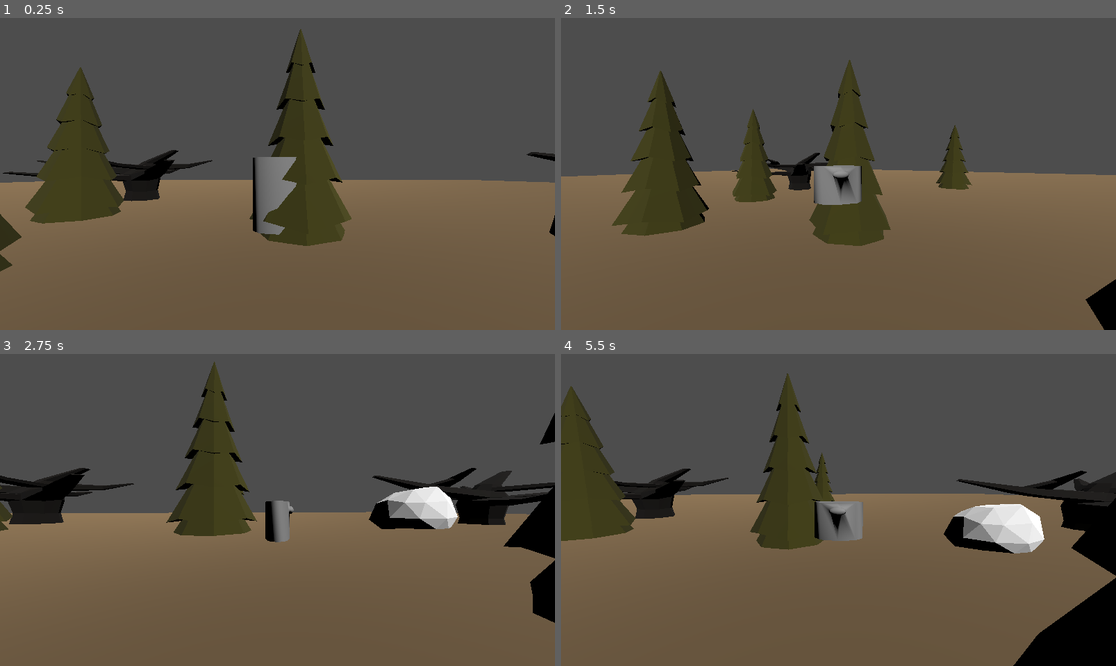
Above: before the commit, frames 1-4 (two rows, left to right).
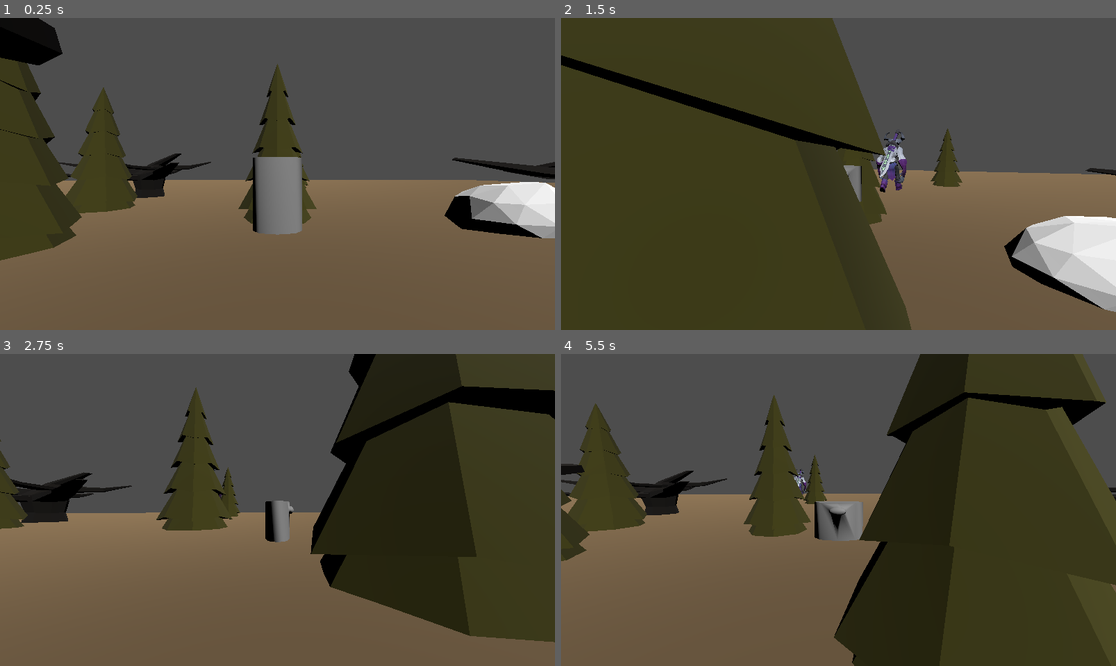
Above: after the commit, the same moments.

Repository: Marist-CMPT415-GameProg/ClassSandbox
Game: Godot game, scene res://levels/Outdoors.tscn
Two runs of this game, one before a commit and one after it. Both use one fixed random seed, a clock stepped at 60 frames per second and the inputs below.
Inputs (mouse positions are in pixels of both pictures, inside the frame that each line leads up to):
- Up to frame 1 (0.25 s): no input
- Up to frame 2 (1.5 s): move the mouse to (866, 174) at 0.52 s; hold D (move_right) 0.53-1.28 s; tap W (move) at 0.6 s; tap Space (jump) at 0.77 s; move the mouse to (810, 174) at 1.27 s; hold S (move_backward) from 1.28 s (still down); tap Ctrl (crouch) at 1.35 s
- Up to frame 3 (2.75 s): tap Space (jump) at 1.52 s; tap W (move) at 1.55, 2.3 s; move the mouse to (288, 503) at 2.02 s; release S (move_backward) at 2.03 s; hold D (move_right) from 2.03 s (still down); hold Page Down (harm) from 2.03 s (still down)
- Up to frame 4 (5.5 s): move the mouse to (832, 516) at 2.77 s; release Page Down (harm) at 2.78 s; tap Page Up (heal) at 2.85 s; tap Space (jump) at 3.02, 3.77, 4.52 s; tap W (move) at 3.05, 3.6, 4.55, 5.1 s; move the mouse to (877, 513) at 3.52 s; release D (move_right) at 3.53 s; hold A (move_left) 3.53-5.03 s; move the mouse to (794, 506) at 4.27 s; tap Shift (sprint) at 4.35 s; move the mouse to (844, 510) at 5.02 s; hold S (move_backward) from 5.03 s (still down)

The runs differ from the first frame. In frame 1, 19% of the frame differs, in the area x 0-100%, y 0-82%; in frame 2, 53%, in the area x 0-100%, y 0-100%; in frame 3, 38%; in frame 4, 47%.

Commit message:
Movement
Lich now moves in 1 direction, however, it constantly accelerates and runs out of bounds

Diff:
--- a/levels/Outdoors.tscn
+++ b/levels/Outdoors.tscn
@@ -1,10 +1,11 @@
-[gd_scene load_steps=8 format=3 uid="uid://bunujm1i14cww"]
+[gd_scene load_steps=9 format=3 uid="uid://bunujm1i14cww"]
 
 [ext_resource type="PackedScene" path="res://prefabs/environment/FirTree.tscn" id="1"]
 [ext_resource type="PackedScene" uid="uid://ch5bc7eumrx3w" path="res://prefabs/actors/Player.tscn" id="2"]
 [ext_resource type="PackedScene" path="res://prefabs/environment/BareTree.tscn" id="3"]
 [ext_resource type="PackedScene" path="res://prefabs/environment/SnowyRockLarge.tscn" id="4"]
 [ext_resource type="PackedScene" uid="uid://cy13ypuhjf4uc" path="res://prefabs/ui/StatHUD.tscn" id="5"]
+[ext_resource type="PackedScene" uid="uid://bg6fabug5tu7b" path="res://prefabs/actors/Lich.tscn" id="5_ly3dh"]
 
 [sub_resource type="BoxShape3D" id="1"]
 size = Vector3(100, 1, 100)
@@ -63,6 +64,12 @@
 [node name="Actors" type="Node" parent="."]
 
 [node name="Player" parent="Actors" instance=ExtResource("2")]
+transform = Transform3D(1, 0, 0, 0, 1, 0, 0, 0, 1, 0, 0, 2.34321)
+
+[node name="Lich" parent="Actors" instance=ExtResource("5_ly3dh")]
+transform = Transform3D(-0.015, 0, -1.31134e-09, 0, 0.015, 0, 1.31134e-09, 0, -0.015, 0, 0, -3.49854)
+walkSpeed = 1
+runSpeed = 3
 
 [node name="UI" type="Node" parent="."]
 
--- a/prefabs/actors/lich.tscn
+++ b/prefabs/actors/lich.tscn
@@ -29,4 +29,3 @@
 
 [node name="Camera3D" type="Camera3D" parent="."]
 transform = Transform3D(66.6667, 0, 0, 0, 66.6667, 0, 0, 0, 66.6667, 0, 171.455, 401.195)
-current = true
--- a/scripts/actors/Lich Scripts/Lich.gd
+++ b/scripts/actors/Lich Scripts/Lich.gd
@@ -20,30 +20,36 @@
 # Called every frame. 'delta' is the elapsed time since the previous frame.
 func _process(delta):
 	if stateNum == 0:
-		idle()
+		idle(delta)
 	elif stateNum == 1:
-		patrol()
+		patrol(delta)
 	elif stateNum == 2:
-		chase()
+		chase(delta)
 	elif stateNum == 3:
 		attack()
 
 	pass
 
 
-func idle():
+func idle(delta):
 	$"Lich Model/AnimationPlayer".play("Armature|Idle")
 	if idlePos != position:
 		idlePos = position
-	stateNum = 1
+	if idleTime <= 0:
+		stateNum = 1
+		idleTime = 2
+	idleTime -= delta
 	pass
 
-func patrol():
+func patrol(delta):
 	$"Lich Model/AnimationPlayer".play("Armature|Walk")
-	translate(Vector3.FORWARD)
+	if idlePos.z + patDistance <= position.z:
+		stateNum = 0
+	velocity.z -= walkSpeed * delta
+	move_and_slide()
 	pass
 
-func chase():
+func chase(delta):
 	$"Lich Model/AnimationPlayer".play("Armature|Run")
 	pass
 
